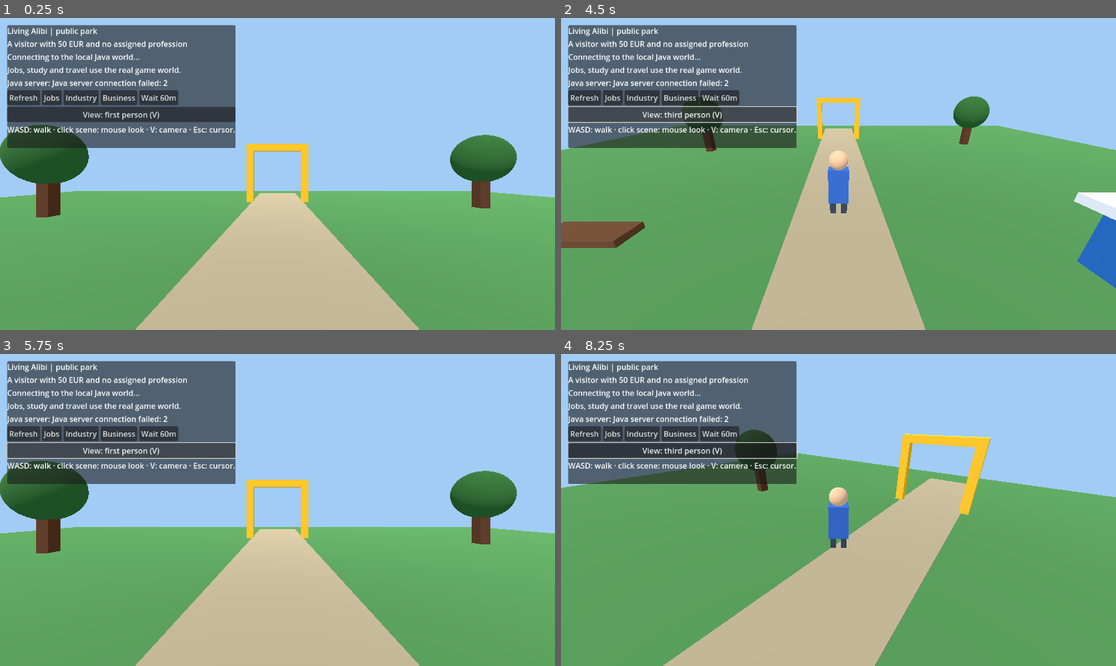
Above: before the commit, frames 1-4 (two rows, left to right).
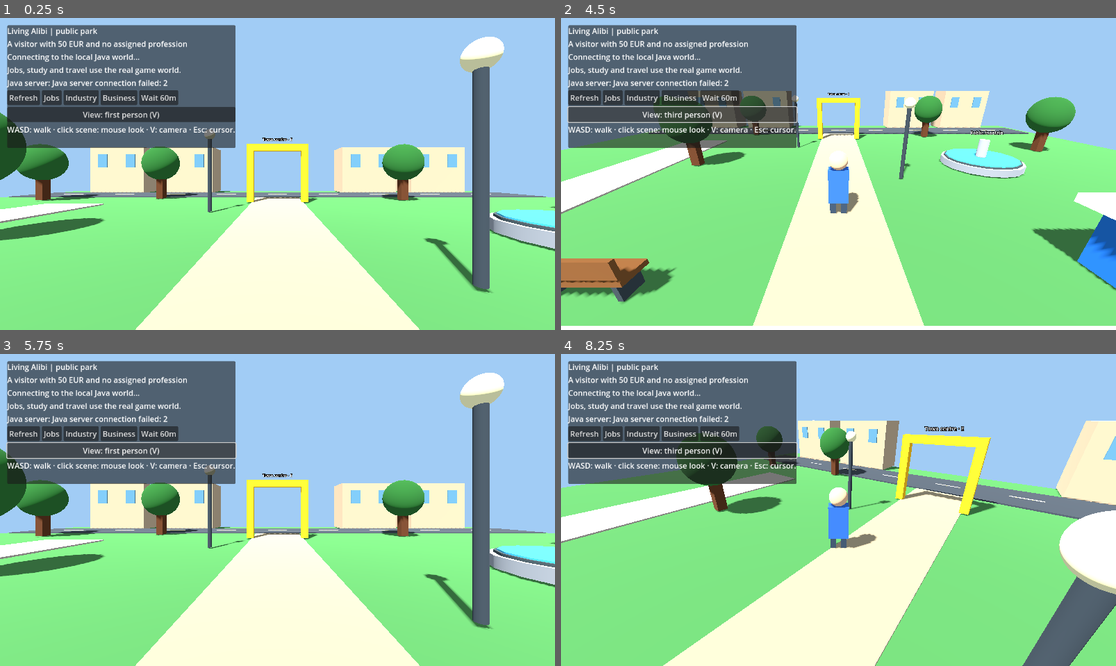
Above: after the commit, the same moments.

Repository: holovin777/living-alibi
Game: Godot game, scene res://scenes/park.tscn
The game is run twice, just before and just after one commit, with the same random seed, the same clock (stepped at 60 frames per second) and the same inputs.
Inputs (mouse positions are in pixels of both pictures, inside the frame that each line leads up to):
- Up to frame 1 (0.25 s): no input
- Up to frame 2 (4.5 s): click "Refresh" at 0.5 s; click "Jobs" at 1.25 s; click "Industry" at 2 s; click "Business" at 2.75 s; click "Wait 60m" at 3.5 s; click "View: first person (V)" at 4.25 s
- Up to frame 3 (5.75 s): click "View: third person (V)" at 5 s
- Up to frame 4 (8.25 s): tap Enter at 5.75 s; move the mouse to (960, 494) at 5.77 s; hold D 5.78-6.53 s; tap V at 5.85, 8.1 s; click (960, 494) at 5.92 s; move the mouse to (810, 510) at 6.52 s; hold W from 6.53 s (still down); tap E at 6.6 s; move the mouse to (849, 503) at 7.27 s; tap F at 7.35 s; move the mouse to (832, 516) at 8.02 s; click (832, 516) at 8.17 s

The runs differ from the first frame. In frame 1, 56% of the frame differs, in the area x 0-100%, y 6-100%; in frame 2, 67%; in frame 3, 56%; in frame 4, 68%, in the area x 0-100%, y 21-100%.

Commit message:
feat(godot): detailed low-poly park and stable articulated resident models

Diff:
--- a/godot/scripts/ParkDemo.gd
+++ b/godot/scripts/ParkDemo.gd
@@ -20,6 +20,9 @@
 var _camera: Camera3D
 var _scenery: Node3D
 var _residents_root: Node3D
+var _park_lamps: Array[OmniLight3D] = []
+var _fountain_water: MeshInstance3D
+var _sun: DirectionalLight3D
 var _ground_material: StandardMaterial3D
 var _environment: Environment
 var _api
@@ -84,6 +87,7 @@
         _avatar.position.z = clampf(_avatar.position.z, -17.0, 17.0)
         _follow_player()
 
+    _animate_residents(delta)
     if not _near_gate():
         _travel_panel.visible = false
     if not _near_kiosk():
@@ -156,10 +160,11 @@
     lighting.environment = _environment
     add_child(lighting)
 
-    var sun := DirectionalLight3D.new()
-    sun.rotation_degrees = Vector3(-55.0, -25.0, 0.0)
-    sun.light_energy = 1.1
-    add_child(sun)
+    _sun = DirectionalLight3D.new()
+    _sun.rotation_degrees = Vector3(-55.0, -25.0, 0.0)
+    _sun.light_energy = 1.1
+    _sun.shadow_enabled = true
+    add_child(_sun)
 
     _avatar = Node3D.new()
     _avatar.name = "OrdinaryVisitor"
@@ -183,6 +188,8 @@
     if _scenery != null:
         remove_child(_scenery)
         _scenery.queue_free()
+    _park_lamps.clear()
+    _fountain_water = null
     _scenery = Node3D.new()
     _scenery.name = "PublicScene_" + place_id
     add_child(_scenery)
@@ -206,13 +213,7 @@
 
     match place_id:
         "PARK":
-            for p in [
-                Vector2(-9.0, -8.0), Vector2(10.0, -10.0),
-                Vector2(-12.0, 7.0), Vector2(9.0, 8.0)
-            ]:
-                _tree(Vector3(p.x, 0.0, p.y))
-            _box(_scenery, Vector3(2.0, 0.18, 0.75), Color(0.37, 0.23, 0.14),
-                    Vector3(-6.0, 0.65, 2.0))
+            _build_park()
         "MARKET":
             _building("Market stalls", Color(0.68, 0.39, 0.22))
             _box(_scenery, Vector3(6.0, 0.18, 3.0), Color(0.83, 0.20, 0.18),
@@ -268,42 +269,163 @@
 
     _apply_weather()
 
+func _build_park() -> void:
+    var park := Node3D.new()
+    park.name = "ParkDetails"
+    _scenery.add_child(park)
+    var paving := Color(0.65, 0.61, 0.54)
+    _box(park, Vector3(32.0, 0.06, 2.6), paving, Vector3(0, 0.01, 5))
+    _box(park, Vector3(3.2, 0.06, 16.0), paving, Vector3(-11, 0.01, -3))
+    for p in [Vector2(-15,-13), Vector2(-8,-14), Vector2(8,-13),
+            Vector2(14,-8), Vector2(-15,9), Vector2(-7,11),
+            Vector2(10,11), Vector2(15,14), Vector2(-8,-5)]:
+        _tree(Vector3(p.x, 0.0, p.y))
+    for p in [Vector3(-5,0,3), Vector3(-5,0,7), Vector3(11,0,7)]:
+        _bench(park, p)
+    for p in [Vector3(-3,0,-9), Vector3(3,0,-3), Vector3(-3,0,8), Vector3(13,0,3)]:
+        _lamp(park, p)
+    # The pool is decorative; drinking still requires the validated Java action.
+    var fountain := Node3D.new()
+    fountain.name = "PublicFountain"
+    fountain.position = Vector3(8, 0, -5)
+    park.add_child(fountain)
+    _cylinder(fountain, 2.0, 0.35, Color(0.52,0.53,0.54), Vector3(0,0.18,0))
+    _cylinder(fountain, 1.85, 0.08, Color(0.24,0.28,0.29), Vector3(0,0.39,0))
+    _fountain_water = _cylinder(fountain, 1.78, 0.04, Color(0.24,0.63,0.76), Vector3(0,0.45,0))
+    _cylinder(fountain, 0.25, 1.1, Color(0.60,0.61,0.62), Vector3(0,0.85,0))
+    _sign(fountain, "Public fountain", Vector3(0,1.8,0))
+    _sign(park, "Town centre · E", GATE_POSITION + Vector3(0,3.7,0))
+    _sign(park, "Public services · F", KIOSK_POSITION + Vector3(0,2.2,0))
+    # A street along the edge provides visual context, not a new travel route.
+    _box(park, Vector3(38,0.08,3.2), Color(0.23,0.25,0.27), Vector3(0,0.02,-16))
+    for x in range(-16,17,4):
+        _box(park, Vector3(1.5,0.02,0.11), Color(0.92,0.85,0.61), Vector3(x,0.07,-16))
+    for x in [-14.0,-8.0,8.0,14.0]:
+        _box(park, Vector3(4.7,4.0,2.5), Color(0.69,0.59,0.47), Vector3(x,2,-19))
+        for offset in [-1.2,1.2]:
+            _box(park, Vector3(0.8,1.1,0.08), Color(0.32,0.49,0.57), Vector3(x+offset,2.8,-17.7))
+
+func _bench(parent: Node3D, at: Vector3) -> void:
+    var wood := Color(0.43,0.27,0.14)
+    _box(parent, Vector3(2.0,0.12,0.58), wood, at + Vector3(0,0.52,0))
+    _box(parent, Vector3(2.0,0.42,0.10), wood, at + Vector3(0,0.85,0.25))
+    for x in [-0.75,0.75]:
+        _box(parent, Vector3(0.11,0.50,0.47), Color(0.20,0.23,0.24), at+Vector3(x,0.25,0))
+
+func _lamp(parent: Node3D, at: Vector3) -> void:
+    _cylinder(parent, 0.09, 3.4, Color(0.19,0.22,0.24), at+Vector3(0,1.7,0))
+    _sphere(parent, 0.23, Color(0.91,0.87,0.65), at+Vector3(0,3.4,0))
+    var lamp := OmniLight3D.new()
+    lamp.position = at+Vector3(0,3.2,0)
+    lamp.light_color = Color(1.0,0.81,0.53)
+    lamp.light_energy = 2.0
+    lamp.omni_range = 8.0
+    lamp.visible = false
+    parent.add_child(lamp)
+    _park_lamps.append(lamp)
+
+func _sign(parent: Node3D, caption: String, at: Vector3) -> void:
+    var tag := Label3D.new()
+    tag.text = caption
+    tag.position = at
+    tag.billboard = BaseMaterial3D.BILLBOARD_ENABLED
+    tag.font_size = 30
+    tag.pixel_size = 0.008
+    parent.add_child(tag)
+
+func _cylinder(parent: Node3D, radius: float, height: float, color: Color,
+        at: Vector3) -> MeshInstance3D:
+    var mesh := CylinderMesh.new()
+    mesh.top_radius = radius
+    mesh.bottom_radius = radius
+    mesh.height = height
+    mesh.radial_segments = 16
+    var node := MeshInstance3D.new()
+    node.mesh = mesh
+    var material := StandardMaterial3D.new()
+    material.albedo_color = color
+    node.material_override = material
+    node.position = at
+    parent.add_child(node)
+    return node
+
 func _render_residents() -> void:
-    # Draw only people the Java world reports as present in this public scene.
-    # These grid positions are visual placeholders, NOT authoritative coordinates.
+    # Stable visual identities. Java still owns presence and activity.
     if _residents_root == null:
         return
-    for child in _residents_root.get_children():
-        _residents_root.remove_child(child)
-        child.queue_free()
-
     var residents: Array = _last_snapshot.get("residents", [])
+    var present: Dictionary = {}
     for i in range(residents.size()):
         if typeof(residents[i]) != TYPE_DICTIONARY:
             continue
         var resident: Dictionary = residents[i]
-        var person := Node3D.new()
-        person.name = "Resident_" + str(resident.get("id", i))
-        person.position = Vector3(
-                (float(i % 8) - 3.5) * 3.0,
-                0.0, -4.0 - float(int(i / 8)) * 2.5)
-        _residents_root.add_child(person)
-        var jacket := Color(0.25 + float(i % 3) * 0.14,
-                0.35 + float(i % 4) * 0.11, 0.38 + float(i % 2) * 0.23)
-        _box(person, Vector3(0.65, 1.05, 0.35), jacket,
-                Vector3(0.0, 1.1, 0.0))
-        _sphere(person, 0.27, Color(0.86, 0.68, 0.51),
-                Vector3(0.0, 1.85, 0.0))
-        for offset in [-0.17, 0.17]:
-            _box(person, Vector3(0.22, 0.7, 0.25),
-                    Color(0.20, 0.25, 0.30), Vector3(offset, 0.35, 0.0))
-        var name_tag := Label3D.new()
-        name_tag.text = str(resident.get("name", "Resident"))
-        name_tag.position = Vector3(0.0, 2.45, 0.0)
-        name_tag.billboard = BaseMaterial3D.BILLBOARD_ENABLED
-        name_tag.font_size = 26
-        name_tag.pixel_size = 0.006
-        person.add_child(name_tag)
+        var id := str(resident.get("id", ""))
+        if id.is_empty() or present.has(id):
+            continue
+        present[id] = true
+        var person := _residents_root.get_node_or_null("Resident_" + id) as Node3D
+        if person == null:
+            person = _make_resident(id, i, str(resident.get("name", "Resident")))
+        person.set_meta("activity", str(resident.get("activity", "")).to_upper())
+    for child in _residents_root.get_children():
+        if not present.has(str(child.get_meta("resident_id", ""))):
+            _residents_root.remove_child(child)
+            child.queue_free()
+
+func _make_resident(id: String, index: int, display_name: String) -> Node3D:
+    var person := Node3D.new()
+    person.name = "Resident_" + id
+    person.set_meta("resident_id", id)
+    var anchor := Vector3((float(index % 8)-3.5)*3.0, 0, -4.0-float(index / 8)*2.5)
+    anchor.z = maxf(anchor.z, -13.0)
+    person.position = anchor
+    person.set_meta("anchor", anchor)
+    person.set_meta("phase", float(absi(id.hash()) % 628) / 100.0)
+    _residents_root.add_child(person)
+    var seed := absi(id.hash())
+    var jacket := Color.from_hsv(float(seed % 360)/360.0, 0.48, 0.63)
+    var skin := Color(0.82,0.64,0.49)
+    _cylinder(person, 0.24, 0.57, jacket, Vector3(0,1.14,0))
+    _sphere(person, 0.22, skin, Vector3(0,1.66,0))
+    _sphere(person, 0.215, Color(0.22,0.16,0.12), Vector3(0,1.78,0.035))
+    for side in [-1,1]:
+        var leg := Node3D.new()
+        leg.name = "LegLeft" if side < 0 else "LegRight"
+        leg.position = Vector3(side*0.13,0.84,0)
+        person.add_child(leg)
+        _box(leg,Vector3(0.20,0.70,0.22),Color(0.20,0.25,0.30),Vector3(0,-0.35,0))
+        _box(leg,Vector3(0.22,0.13,0.34),Color(0.14,0.15,0.17),Vector3(0,-0.77,-0.06))
+        var arm := Node3D.new()
+        arm.name = "ArmLeft" if side < 0 else "ArmRight"
+        arm.position = Vector3(side*0.32,1.37,0)
+        person.add_child(arm)
+        _box(arm,Vector3(0.16,0.44,0.17),jacket,Vector3(0,-0.22,0))
+        _sphere(arm,0.085,skin,Vector3(0,-0.48,0))
+    _sign(person,display_name,Vector3(0,2.1,0))
+    return person
+
+func _animate_residents(delta: float) -> void:
+    if _residents_root == null:
+        return
+    for child in _residents_root.get_children():
+        var person := child as Node3D
+        var activity := str(person.get_meta("activity", ""))
+        var walking := activity in ["WALKING", "WANDERING", "STROLLING"]
+        var phase := float(person.get_meta("phase", 0.0))
+        if walking:
+            phase += delta * 0.65
+            person.set_meta("phase", phase)
+            var anchor: Vector3 = person.get_meta("anchor")
+            var target := anchor + Vector3(sin(phase)*1.1,0,cos(phase)*0.8)
+            var motion := target-person.position
+            if motion.length_squared() > 0.0001:
+                person.rotation.y = atan2(-motion.x,-motion.z)
+            person.position = person.position.move_toward(target,delta*1.5)
+        var swing := sin(phase*12.0)*0.42 if walking else 0.0
+        for limb in ["LegLeft","ArmRight","LegRight","ArmLeft"]:
+            var part := person.get_node(limb) as Node3D
+            var angle := swing if limb in ["LegLeft","ArmRight"] else -swing
+            part.rotation.x = lerpf(part.rotation.x,angle,minf(delta*10.0,1.0))
 
 func _building(_title: String, wall_color: Color) -> void:
     _box(_scenery, Vector3(11.0, 4.5, 7.0), wall_color,
